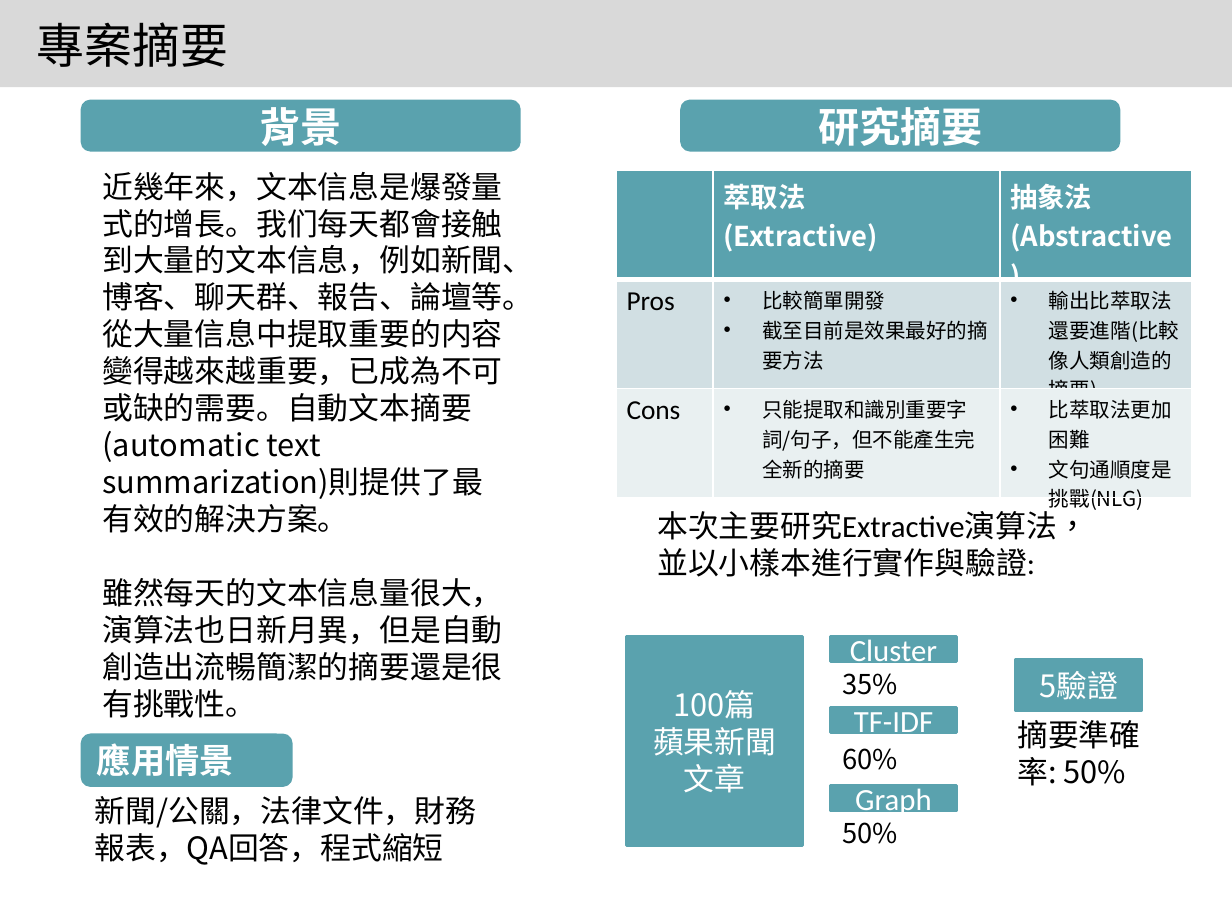
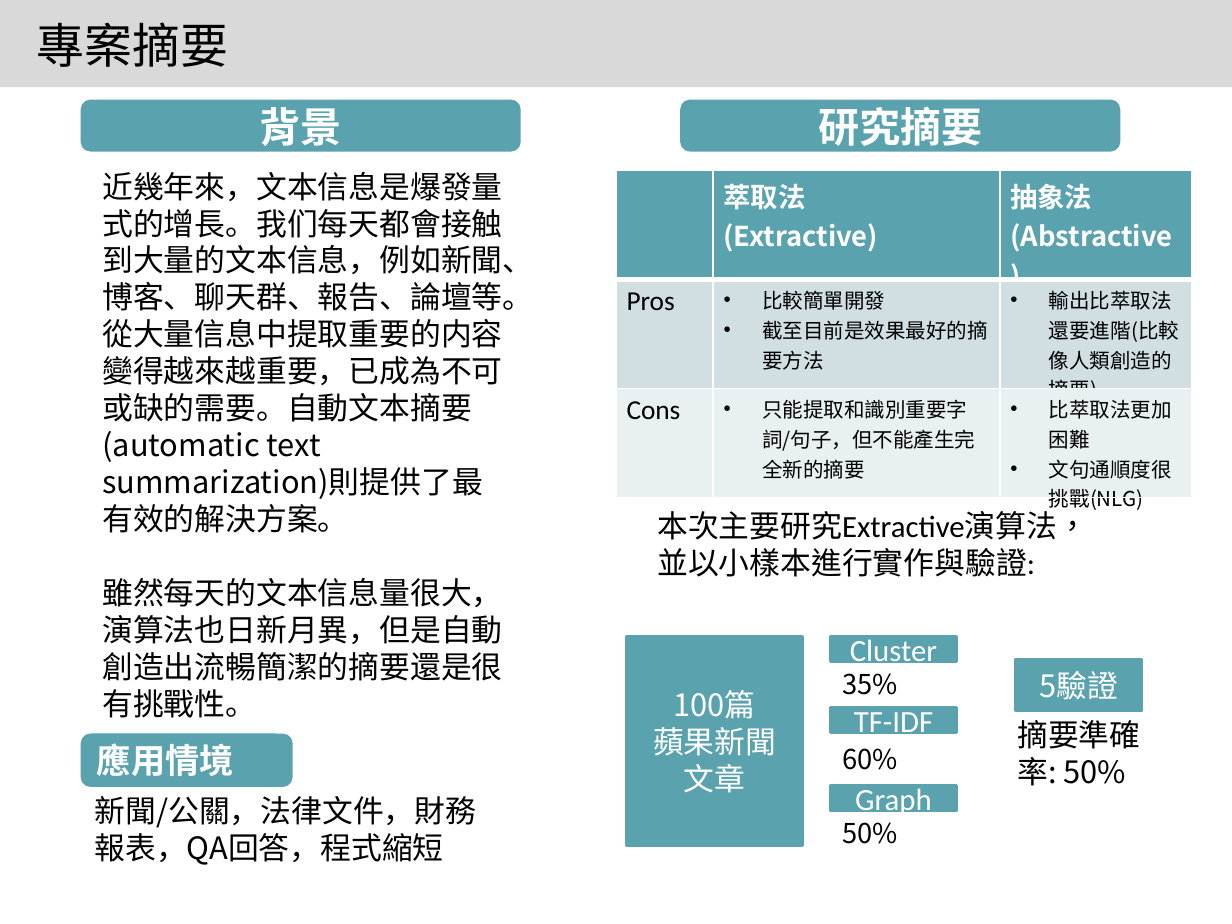
Before and after one commit to 1napcompsci/Automatic-Text-Summarization, a slide deck: slide 3 of Summarization with Yahoo - SETN/實習專案報告 Template (Revised).pptx. Drawn at 1232x924 pixels with LibreOffice and Linux fonts; fonts in the diff are those of the drawing. Boxes give left, top, right and bottom in pixels: in the first picture for what was removed or moved away, otherwise in the second. Text is boxed around its words. In the diff, an @@ line names an element or a change of style, - is before the commit and + after.

```diff
--- a/Summarization with Yahoo - SETN/實習專案報告 Template (Revised).pptx
+++ b/Summarization with Yahoo - SETN/實習專案報告 Template (Revised).pptx
@@ table at <box>616,170,1193,514</box> @@
-row 3, column 3: 比萃取法更加困難 / 文句通順度是挑戰(NLG)
+row 3, column 3: 比萃取法更加困難 / 文句通順度很挑戰(NLG)
@@ text in rounded rectangle at <box>97,743,234,776</box>: text changed @@
-應用情景
+應用情境
```
Also in this commit, not shown: 3 other slides changed.
